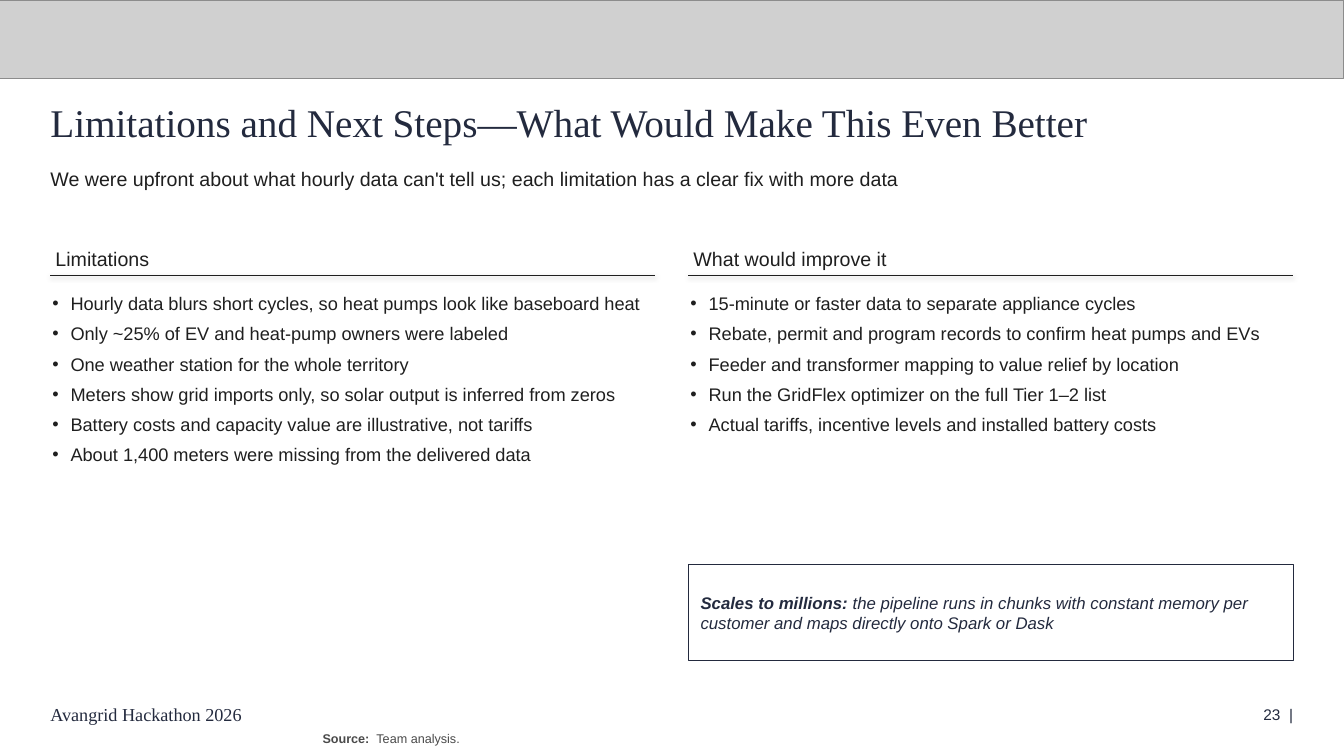
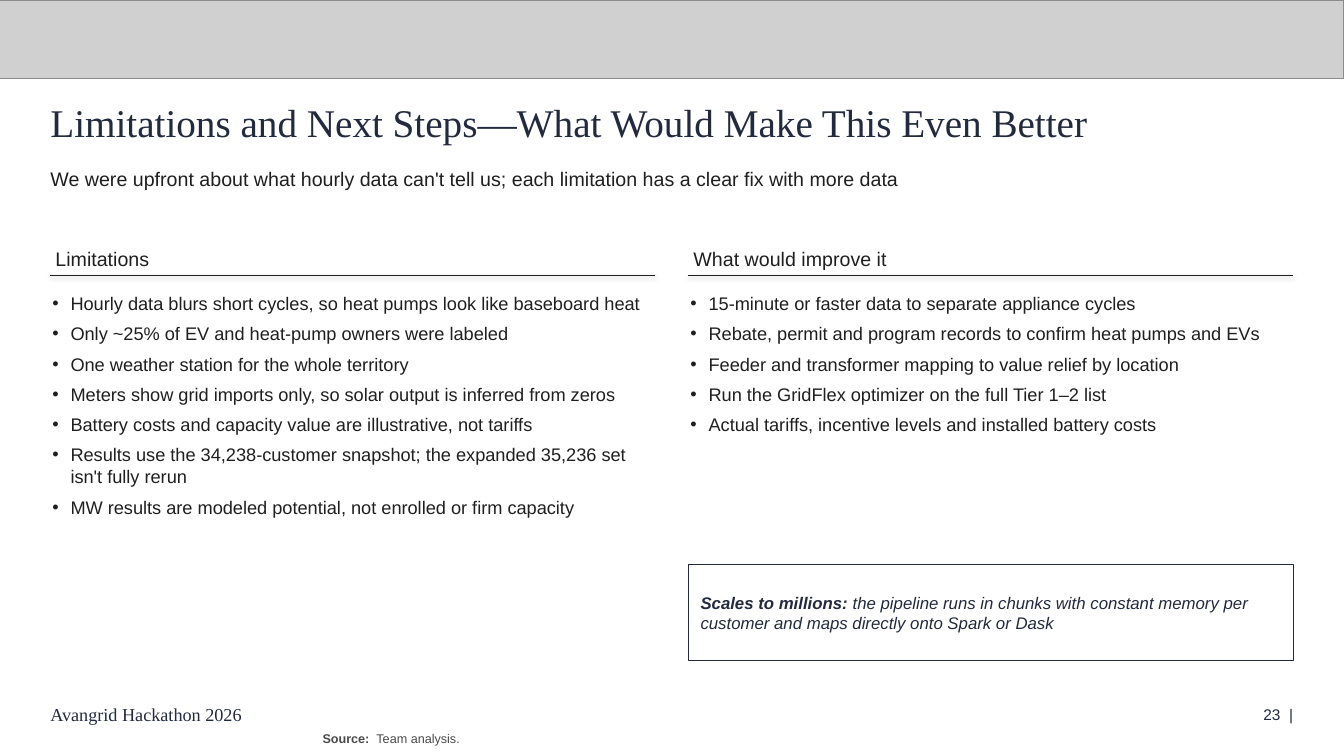
Before and after one commit to heidzehu/avangrid-hackathon-2026, a slide deck: slide 23 of deck/Final_Submission_DRAFT.pptx. Drawn at 1344x756 pixels with LibreOffice and Linux fonts; fonts in the diff are those of the drawing; grey boxes stand for pictures. Boxes give left, top, right and bottom in pixels: in the first picture for what was removed or moved away, otherwise in the second. Text is boxed around its words. In the diff, an @@ line names an element or a change of style, - is before the commit and + after.

```diff
--- a/deck/Final_Submission_DRAFT.pptx
+++ b/deck/Final_Submission_DRAFT.pptx
@@ text at (x1=71, y1=447, x2=626, y2=518): text changed @@
-• About 1,400 meters were missing from the delivered data
+• Results use the 34,238-customer snapshot; the expanded 35,236 set isn't fully rerun
+• MW results are modeled potential, not enrolled or firm capacity
```
Also in this commit, not shown: 7 other slides changed, 2 other files.
